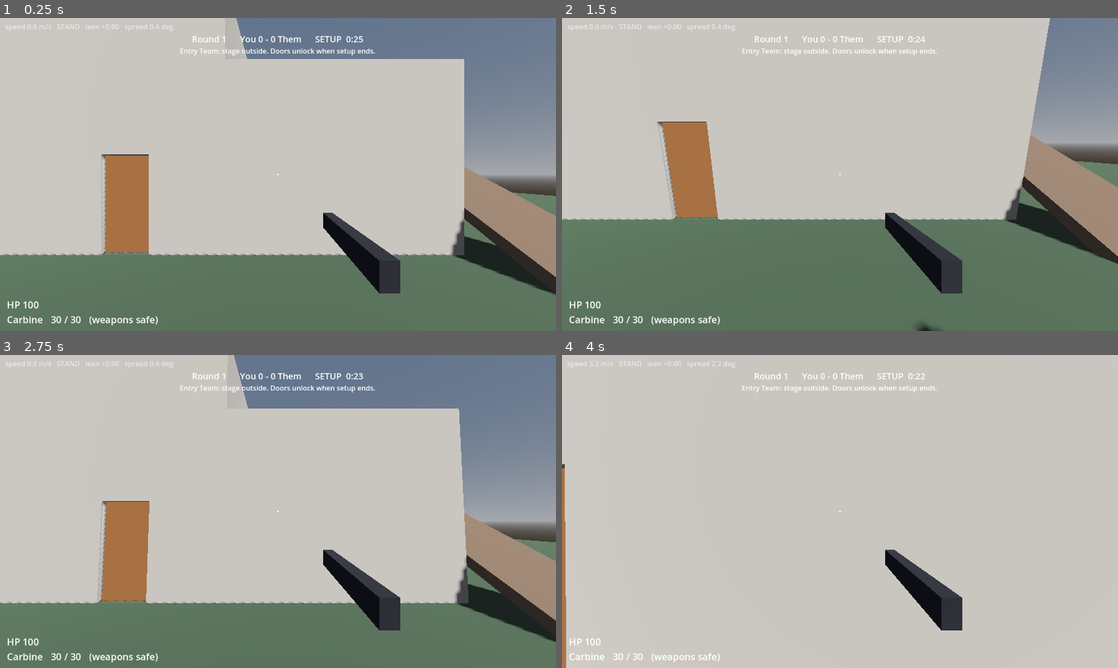
Above: before the commit, frames 1-4 (two rows, left to right).
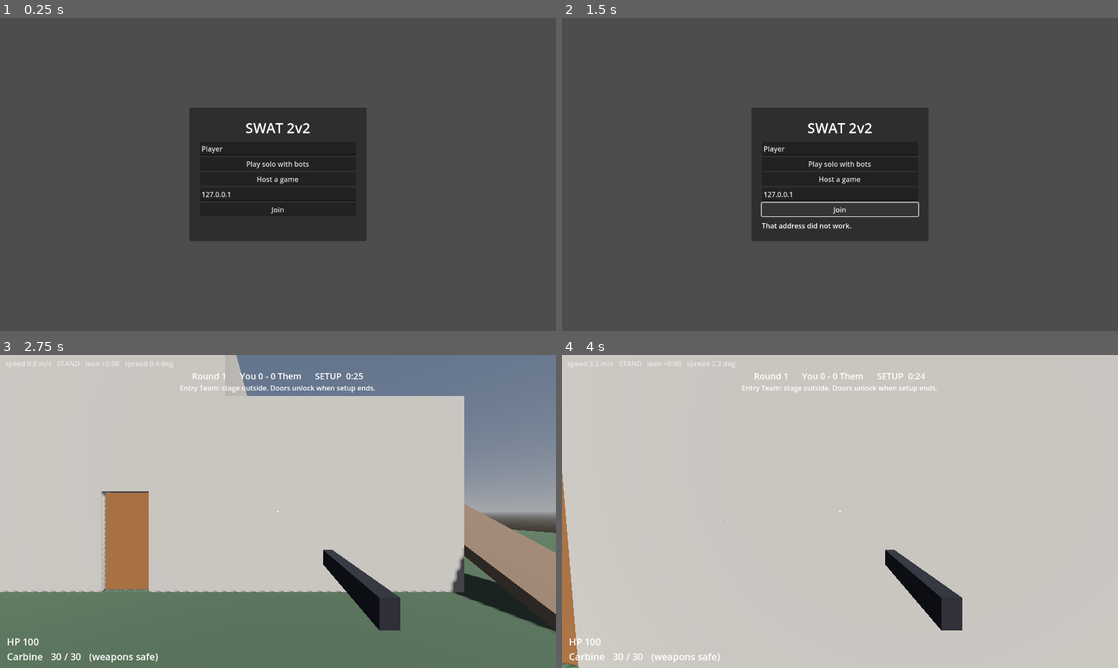
Above: after the commit, the same moments.

Repository: waelismail950-star/swat-2v2
Game: Godot game, scene res://scenes/main.tscn
The game is run twice, just before and just after one commit, with the same random seed, the same clock (stepped at 60 frames per second) and the same inputs.
Inputs (mouse positions are in pixels of both pictures, inside the frame that each line leads up to):
- Up to frame 1 (0.25 s): no input
- Up to frame 2 (1.5 s): click (840, 177) at 0.5 s, where only the run after the commit has a clickable "Host a game"; click (840, 208) at 1.25 s, where only the run after the commit has a clickable "Join"
- Up to frame 3 (2.75 s): click (278, 502) at 2 s, where only the run after the commit has a clickable "Play solo with bots"
- Up to frame 4 (4 s): tap Enter at 2.75 s; move the mouse to (867, 511) at 2.77 s; hold Ctrl (crouch) 2.78-3.53 s; hold W (move_forward) from 2.78 s (still down); tap Shift (sprint) at 3.05, 3.6 s; move the mouse to (812, 511) at 3.52 s; tap Ctrl (crouch) at 3.8 s

The runs differ from the first frame. In frame 1, 99% of the frame differs, in the area x 0-100%, y 0-100%; in frame 2, 99%; in frame 3, 7.8%; in frame 4, 0.6%.

Commit message:
Milestone 5: LAN multiplayer, listen-server, server-authoritative
Host or join by IP (ENet, four players, UDP 24565), with a small menu
and lobby; empty slots are filled with bots run by the host. The server
decides hits, health, doors, the hostage and all round state. Clients
own only their movement and send fire, interact and hold requests that
the server validates. A client who leaves is replaced by a bot. Solo
play runs through the same code offline.

Tests run a host and a client in one process with separate physics
worlds and connections (14 tests covering lobby, world build, movement,
doors, shots both ways, rejected shots, hostage, round results and
disconnects). tests/net/two_instances.sh plays a whole match between two
real processes and checks they agree on every round.

Co-Authored-By: Claude Fable 5.2 <noreply@anthropic.com>
Claude-Session: https://claude.ai/code/session_015iDDYyCP82x2ES16upuYWY

Diff:
--- a/scenes/main.tscn
+++ b/scenes/main.tscn
@@ -1,7 +1,9 @@
-[gd_scene load_steps=6 format=3]
+[gd_scene load_steps=8 format=3]
 
 [ext_resource type="Script" path="res://scripts/main.gd" id="1"]
 [ext_resource type="PackedScene" path="res://scenes/ui/hud.tscn" id="2"]
+[ext_resource type="Script" path="res://scripts/net/session.gd" id="3"]
+[ext_resource type="Script" path="res://scripts/ui/menu.gd" id="4"]
 
 [sub_resource type="ProceduralSkyMaterial" id="sky_mat"]
 
@@ -27,3 +29,9 @@
 environment = SubResource("env")
 
 [node name="Hud" parent="." instance=ExtResource("2")]
+
+[node name="Session" type="Node" parent="."]
+script = ExtResource("3")
+
+[node name="Menu" type="CanvasLayer" parent="."]
+script = ExtResource("4")
--- a/scripts/combat/arsenal.gd
+++ b/scripts/combat/arsenal.gd
@@ -51,6 +51,8 @@
 
 ## Cone half-angle of the next shot, given how the player is moving right now.
 func spread_deg() -> float:
+	if weapon() == null:
+		return 0.0
 	var stats := weapon().stats()
 	var speed := Vector2(_player.velocity.x, _player.velocity.z).length()
 	var spread: float = stats.spread_deg + stats.move_spread_deg * clampf(speed / Cfg.sprint_speed, 0.0, 1.0)
--- a/scripts/main.gd
+++ b/scripts/main.gd
@@ -1,58 +1,115 @@
 extends Node3D
-## Local test mode: one human and three bots play a full match in the house.
-## The human's roster plays Entry first.
+## Entry point: menu, then a match. Options after `--` on the command line skip the menu:
+##   --solo             play alone with three bots
+##   --host             host a game and wait in the lobby
+##   --join=ADDRESS     join the game hosted at ADDRESS
+##   --name=NAME        player name
+##   --autostart=N      (host) start the match as soon as N humans are in the lobby
+##   --autopilot        let a bot play for you
+##   --quick            (host) 3 s setup, 60 s rounds, 1 s between rounds; quit when the match ends
+##   --netlog           print one line of match state per second
 
-const PLAYER_SCENE := preload("res://scenes/player/player.tscn")
+var _options := {}
+var _log_timer := 0.0
+var _logged_phase := -1
+var _quit_timer := 2.0
 
-var game: Match
-var _local: Player
-
+@onready var _session: Session = $Session
+@onready var _menu: Menu = $Menu
 @onready var _hud: Hud = $Hud
 
 
 func _ready() -> void:
-	var house := House.new()
-	add_child(house)
-	var hostage := Hostage.new()
-	add_child(hostage)
-	game = Match.new(house, hostage)
-	add_child(game)
+	for argument in OS.get_cmdline_user_args():
+		var parts := argument.trim_prefix("--").split("=", true, 1)
+		_options[parts[0]] = parts[1] if parts.size() > 1 else ""
 
-	_local = _add_player("You", 0, false)
-	_add_player("Bot Alpha", 0, true)
-	_add_player("Bot Bravo", 1, true)
-	_add_player("Bot Charlie", 1, true)
-	_hud.player = _local
-	_hud.game = game
-	game.start_match()
-	Input.mouse_mode = Input.MOUSE_MODE_CAPTURED
+	_menu.session = _session
+	_hud.visible = false
+	_session.world_started.connect(_on_world_started)
+	_session.ended.connect(_on_session_ended)
+	_session.members_changed.connect(_on_members_changed)
+
+	var player_name: String = _options.get("name", "Player")
+	if _options.has("quick"):
+		Cfg.setup_time = 3.0
+		Cfg.round_time = 60.0
+		Cfg.round_end_time = 1.0
+	if _options.has("solo"):
+		_session.play_solo(player_name)
+	elif _options.has("host"):
+		_menu.show_message("Hosting." if _session.host(player_name) == OK else "Could not host.")
+	elif _options.has("join"):
+		_session.join(_options.join, player_name)
 
 
 func _unhandled_input(event: InputEvent) -> void:
+	if _session.world == null:
+		return
 	if event.is_action_pressed("release_mouse"):
 		Input.mouse_mode = Input.MOUSE_MODE_VISIBLE
 	elif event is InputEventMouseButton and event.pressed:
 		Input.mouse_mode = Input.MOUSE_MODE_CAPTURED
 
 
-func _process(_delta: float) -> void:
-	# A downed player watches through their teammate's eyes.
-	var view := _local
-	if _local.is_dead:
-		for mate in game.players_on(_local.team):
+func _process(delta: float) -> void:
+	var world := _session.world
+	if world == null:
+		return
+	# A downed player watches through a living teammate's eyes.
+	var me := world.local_player
+	var view := me
+	if me.is_dead:
+		for mate in world.game.players_on(me.team):
 			if not mate.is_dead:
 				view = mate
 	if not view.camera.current:
 		view.camera.make_current()
 
+	if _options.has("netlog"):
+		_log_timer -= delta
+		if _log_timer <= 0.0 or world.game.phase != _logged_phase:
+			_log_timer = 1.0
+			_logged_phase = world.game.phase
+			_print_state(world)
+	# Scripted runs: stay on the final score for a moment so clients receive it, then exit.
+	if _options.has("quick") and world.game.phase == Match.Phase.MATCH_END:
+		_quit_timer -= delta
+		if _quit_timer <= 0.0:
+			get_tree().quit()
 
-func _add_player(display_name: String, roster: int, is_bot: bool) -> Player:
-	var player: Player = PLAYER_SCENE.instantiate()
-	player.display_name = display_name
-	player.controlled_locally = not is_bot
-	add_child(player)
-	if is_bot:
-		player.brain = Bot.new(player, game)
-		player.add_child(player.brain)
-	game.add_player(player, roster)
-	return player
+
+func _on_members_changed() -> void:
+	var wanted := int(_options.get("autostart", "0"))
+	if wanted > 0 and _session.is_host() and _session.in_lobby() and _session.members.size() >= wanted:
+		_session.start_match()
+
+
+func _on_world_started(world: World) -> void:
+	_menu.visible = false
+	_hud.visible = true
+	_hud.game = world.game
+	_hud.player = world.local_player
+	Input.mouse_mode = Input.MOUSE_MODE_CAPTURED
+	if _options.has("autopilot"):
+		world.local_player.controlled_locally = false
+		world.give_brain(world.local_player)
+
+
+func _on_session_ended(_reason: String) -> void:
+	_menu.visible = true
+	_hud.visible = false
+	Input.mouse_mode = Input.MOUSE_MODE_VISIBLE
+	if _options.has("join") and _options.has("netlog"):
+		get_tree().quit()  # scripted client: the host is gone, nothing left to do
+
+
+func _print_state(world: World) -> void:
+	var game := world.game
+	var doors_open := world.house.doors.values().filter(func(d: Door) -> bool: return d.state != Door.State.CLOSED).size()
+	var health: Array[String] = []
+	for id: String in world.players:
+		health.append("%s=%d" % [id, ceili(world.players[id].health)])
+	print("NET round=%d phase=%s scores=%s room=%d hostage=%s doors_open=%d %s" % [
+		game.board.round_number, Match.Phase.keys()[game.phase], game.board.scores, game.hostage_room,
+		Hostage.State.keys()[world.hostage.state], doors_open, " ".join(health)])
--- a/scripts/ui/hud.gd
+++ b/scripts/ui/hud.gd
@@ -9,7 +9,8 @@
 var player: Player:
 	set(value):
 		player = value
-		player.arsenal.hit_landed.connect(_on_hit_landed)
+		if player != null:
+			player.arsenal.hit_landed.connect(_on_hit_landed)
 
 var _marker_left := 0.0
 
@@ -23,7 +24,8 @@
 
 
 func _process(delta: float) -> void:
-	if player == null or game == null:
+	# Nothing to show until the first round has handed out sides and weapons.
+	if player == null or game == null or player.arsenal.weapon() == null:
 		return
 	var speed := Vector2(player.velocity.x, player.velocity.z).length()
 	var stance := "CROUCH" if player.is_crouching() else ("SPRINT" if player.is_sprinting() else "STAND")
--- /dev/null
+++ b/scripts/ui/menu.gd
@@ -0,0 +1,105 @@
+class_name Menu
+extends CanvasLayer
+## The only menu: play solo, host, or join, then a lobby where the host starts the match.
+
+var session: Session:
+	set(value):
+		session = value
+		session.members_changed.connect(_refresh)
+		session.ended.connect(func(reason: String) -> void: show_message(reason))
+		_refresh()
+
+var _name := LineEdit.new()
+var _address := LineEdit.new()
+var _status := Label.new()
+var _front := VBoxContainer.new()   # solo / host / join
+var _lobby := VBoxContainer.new()   # player list / switch / start / leave
+var _members := Label.new()
+var _start: Button
+
+
+func _ready() -> void:
+	var center := CenterContainer.new()
+	center.set_anchors_preset(Control.PRESET_FULL_RECT)
+	add_child(center)
+	var panel := PanelContainer.new()
+	center.add_child(panel)
+	var margin := MarginContainer.new()
+	for side: String in ["left", "right", "top", "bottom"]:
+		margin.add_theme_constant_override("margin_" + side, 24)
+	panel.add_child(margin)
+	var column := VBoxContainer.new()
+	column.custom_minimum_size.x = 360
+	column.add_theme_constant_override("separation", 10)
+	margin.add_child(column)
+
+	var title := Label.new()
+	title.text = "SWAT 2v2"
+	title.horizontal_alignment = HORIZONTAL_ALIGNMENT_CENTER
+	title.add_theme_font_size_override("font_size", 32)
+	column.add_child(title)
+	column.add_child(_front)
+	column.add_child(_lobby)
+	_status.autowrap_mode = TextServer.AUTOWRAP_WORD_SMART
+	column.add_child(_status)
+
+	_name.text = "Player"
+	_name.placeholder_text = "Your name"
+	_name.max_length = 16
+	_front.add_child(_name)
+	_front.add_child(_button("Play solo with bots", func() -> void: session.play_solo(_name.text)))
+	_front.add_child(_button("Host a game", _on_host))
+	_address.text = "127.0.0.1"
+	_address.placeholder_text = "Host IP address"
+	_front.add_child(_address)
+	_front.add_child(_button("Join", _on_join))
+
+	_lobby.add_child(_members)
+	_lobby.add_child(_button("Switch team", func() -> void: session.switch_roster()))
+	_start = _button("Start match", func() -> void: session.start_match())
+	_lobby.add_child(_start)
+	_lobby.add_child(_button("Leave", func() -> void: session.leave()))
+	_refresh()
+
+
+func show_message(text: String) -> void:
+	_status.text = text
+	_refresh()
+
+
+func _button(text: String, pressed: Callable) -> Button:
+	var button := Button.new()
+	button.text = text
+	button.pressed.connect(pressed)
+	return button
+
+
+func _on_host() -> void:
+	var error := session.host(_name.text)
+	show_message("Hosting on port %d. Others join with your IP address." % Session.PORT if error == OK
+			else "Could not host (is port %d already in use?)." % Session.PORT)
+
+
+func _on_join() -> void:
+	var error := session.join(_address.text.strip_edges(), _name.text)
+	show_message("Connecting to %s..." % _address.text if error == OK else "That address did not work.")
+
+
+func _refresh() -> void:
+	var in_lobby := session != null and session.in_lobby()
+	_front.visible = not in_lobby
+	_lobby.visible = in_lobby
+	if not in_lobby or _start == null:
+		return
+	_start.visible = session.is_host()
+	var lines: Array[String] = []
+	for roster in 2:
+		lines.append("Team %s (%s first)" % ["A" if roster == 0 else "B", Team.NAMES[roster]])
+		for peer: int in session.members:
+			var member: Dictionary = session.members[peer]
+			if member.roster == roster:
+				lines.append("    %s%s" % [member.name, "  (host)" if peer == 1 else ""])
+	lines.append("\nEmpty slots are filled with bots.")
+	if in_lobby and not session.is_host():
+		lines.append("Waiting for the host to start.")
+	_members.text = "\n".join(lines)
--- a/tests/test_smoke.gd
+++ b/tests/test_smoke.gd
@@ -2,9 +2,20 @@
 ## Loads the real main scene, so a script error anywhere in the game fails the suite.
 
 
-func test_main_scene_runs() -> void:
+func test_main_scene_shows_the_menu_then_plays_solo() -> void:
 	var main: Node = load("res://scenes/main.tscn").instantiate()
 	add_child(main)
-	await wait(0.5)
-	check(main.is_inside_tree(), "main scene is running")
+	await wait(0.2)
+	var session: Session = main.get_node("Session")
+	var menu: Menu = main.get_node("Menu")
+	check(session.world == null and menu.visible, "starts on the menu")
+	check(menu._front.visible and not menu._lobby.visible, "menu shows the front page, not the lobby")
+	check(session.host("Tester", 24690) == OK, "can host")
+	check(menu._lobby.visible and not menu._front.visible and menu._start.visible, "hosting shows the lobby with a start button")
+	session.leave()
+	check(menu._front.visible and not menu._lobby.visible, "leaving returns to the front page")
+	session.play_solo("Tester")
+	await wait(1.0)
+	check(session.world != null and session.world.game.phase == Match.Phase.SETUP, "solo match is running")
+	check(not main.get_node("Menu").visible and main.get_node("Hud").visible, "menu gives way to the HUD")
 	Input.mouse_mode = Input.MOUSE_MODE_VISIBLE
Not shown, added: scripts/ui/menu.gd.uid
Not shown, changed: docs/DESIGN.md
Not shown, changed: docs/KNOWN_ISSUES.md
Not shown, added: tests/net/two_instances.sh
